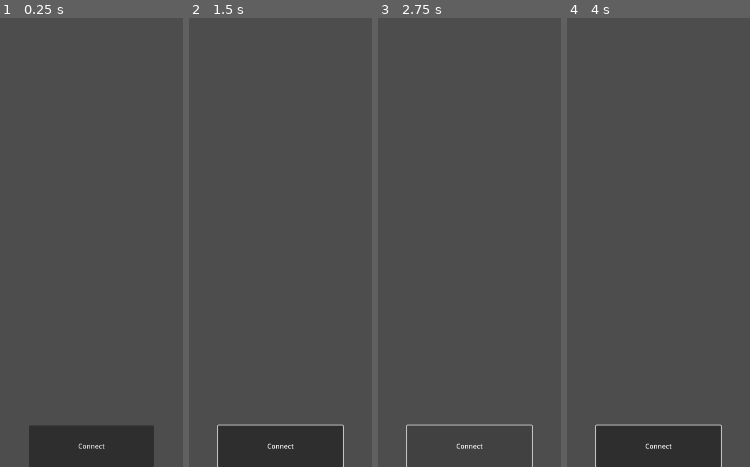
Above: before the commit, frames 1-4 (left to right).
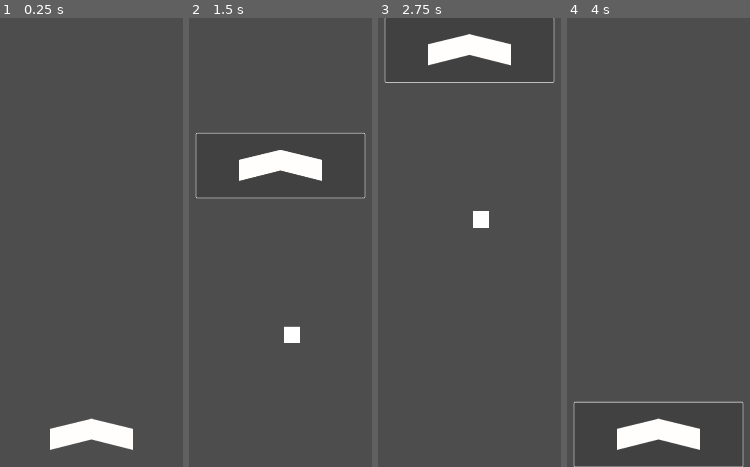
Above: after the commit, the same moments.

Repository: CyberGardenDrone/Application
Game: Godot game, scene res://Content/Scenes/root.tscn
The game is run twice, just before and just after one commit, with the same random seed, the same clock (stepped at 60 frames per second) and the same inputs.
Inputs (mouse positions are in pixels of both pictures, inside the frame that each line leads up to):
- Up to frame 1 (0.25 s): no input
- Up to frame 2 (1.5 s): click (280, 444) at 0.5 s, where only the run before the commit has a clickable "Connect"; click (280, 49) at 1.27 s
- Up to frame 3 (2.75 s): click (469, 435) at 2.02 s
- Up to frame 4 (4 s): click (658, 49) at 2.77 s

The runs differ from the first frame. In frame 1, 6.5% of the frame differs, in the area x 15-85%, y 89-100%; in frame 2, 9.9%, in the area x 3-97%, y 25-100%; in frame 3, 3.5%; in frame 4, 3.5%.

Commit message:
Good

Diff:
--- a/Content/Scenes/menu.tscn
+++ b/Content/Scenes/menu.tscn
@@ -1,7 +1,9 @@
-[gd_scene load_steps=3 format=3 uid="uid://cmcbhxxqxlnjj"]
+[gd_scene load_steps=4 format=3 uid="uid://cmcbhxxqxlnjj"]
 
 [ext_resource type="Script" path="res://Content/Scripts/menu.gd" id="1_yhqol"]
-[ext_resource type="Theme" uid="uid://c6wda8j3vitgu" path="res://Content/Themes/Menu.tres" id="2_bx2ob"]
+[ext_resource type="Texture2D" uid="uid://cbq4dewvbwvo7" path="res://Content/Textures/Rectangle 2(6).png" id="2_gxtni"]
+
+[sub_resource type="StyleBoxTexture" id="StyleBoxTexture_ufddx"]
 
 [node name="Menu" type="Control"]
 layout_mode = 3
@@ -12,25 +14,41 @@
 grow_vertical = 2
 script = ExtResource("1_yhqol")
 
-[node name="Connect panel" type="Control" parent="."]
+[node name="ConsolePanel" type="Control" parent="."]
 layout_mode = 1
 anchors_preset = 7
 anchor_left = 0.5
 anchor_top = 1.0
 anchor_right = 0.5
 anchor_bottom = 1.0
-offset_left = -150.0
-offset_top = -100.0
-offset_right = 150.0
+offset_left = -600.0
+offset_top = -155.0
+offset_right = 600.0
+offset_bottom = 925.0
 grow_horizontal = 2
 grow_vertical = 0
 
-[node name="Button" type="Button" parent="Connect panel"]
+[node name="ConsoleButton" type="Button" parent="ConsolePanel"]
 layout_mode = 1
-anchors_preset = 15
-anchor_right = 1.0
-anchor_bottom = 1.0
+anchors_preset = 5
+anchor_left = 0.5
+anchor_right = 0.5
+offset_left = -202.0
+offset_right = 202.003
+offset_bottom = 154.0
 grow_horizontal = 2
-grow_vertical = 2
-theme = ExtResource("2_bx2ob")
-text = "Connect"
+theme_override_styles/normal = SubResource("StyleBoxTexture_ufddx")
+icon = ExtResource("2_gxtni")
+icon_alignment = 1
+
+[node name="ColorRect" type="ColorRect" parent="ConsolePanel"]
+layout_mode = 1
+anchors_preset = -1
+anchor_right = 0.138
+anchor_bottom = 0.112
+offset_left = 608.0
+offset_top = 464.0
+offset_right = 482.4
+offset_bottom = 383.04
+
+[connection signal="pressed" from="ConsolePanel/ConsoleButton" to="." method="_on_console_button_pressed"]
--- a/Content/Scripts/menu.gd
+++ b/Content/Scripts/menu.gd
@@ -2,9 +2,13 @@
 
 var ScreenViewer : Sprite2D
 
+var MoveConsoleTween : Tween
+var IsKonsoleUp = false
+
 # Called when the node enters the scene tree for the first time.
 func _ready():
 	ScreenViewer = $Screen
+	MoveConsoleTween = create_tween()
 
 
 # Called every frame. 'delta' is the elapsed time since the previous frame.
@@ -13,3 +17,16 @@
 
 func _lost_connection():
 	print("Connection lost")
+
+
+func _on_console_button_pressed():
+	if(!IsKonsoleUp):
+		MoveConsoleTween = get_tree().create_tween()
+		MoveConsoleTween.set_ease(Tween.EASE_IN_OUT)
+		MoveConsoleTween.tween_property($ConsolePanel,"position:y",0, 0.5)
+		IsKonsoleUp = true
+	else:
+		MoveConsoleTween = get_tree().create_tween()
+		MoveConsoleTween.set_ease(Tween.EASE_IN_OUT)
+		MoveConsoleTween.tween_property($ConsolePanel,"position:y",925, 0.5)
+		IsKonsoleUp = false
--- a/Content/Themes/Menu.tres
+++ /dev/null
@@ -1,3 +0,0 @@
-[gd_resource type="Theme" format=3 uid="uid://c6wda8j3vitgu"]
-
-[resource]
--- /dev/null
+++ b/Content/Themes/Normal.tres
@@ -0,0 +1,3 @@
+[gd_resource type="StyleBoxTexture" format=3 uid="uid://bb4xwg5xk8ye2"]
+
+[resource]
Binary file added: Content/Textures/Rectangle 2(6).png
Not shown, added: Content/Textures/Rectangle 2(6).png.import
